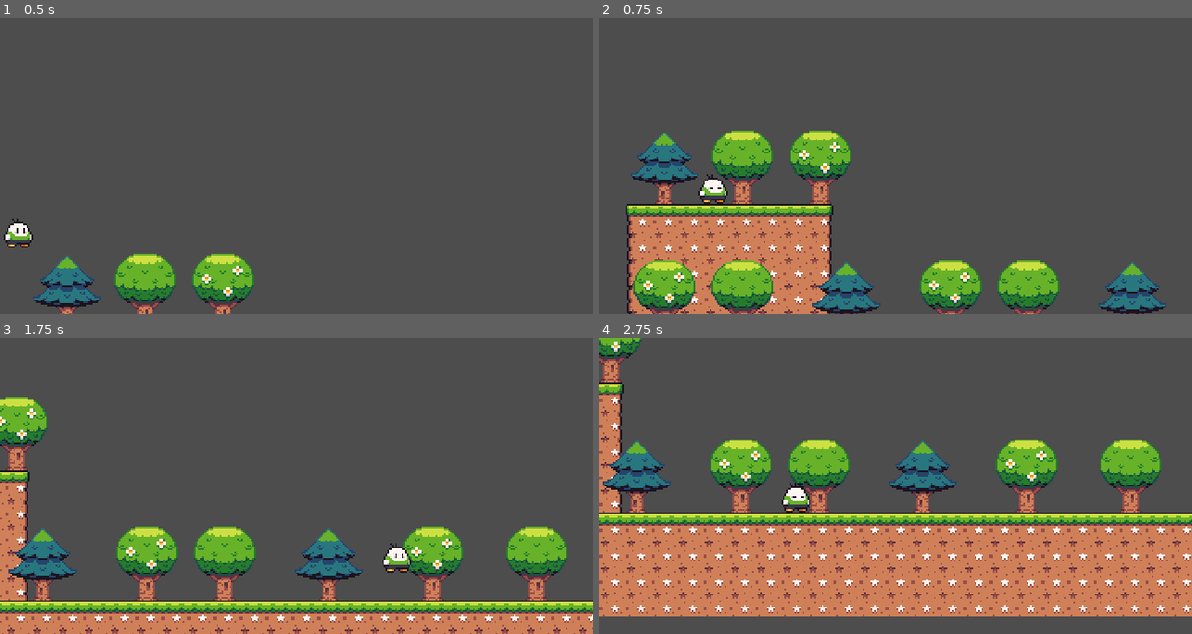
Above: before the commit, frames 1-4 (two rows, left to right).
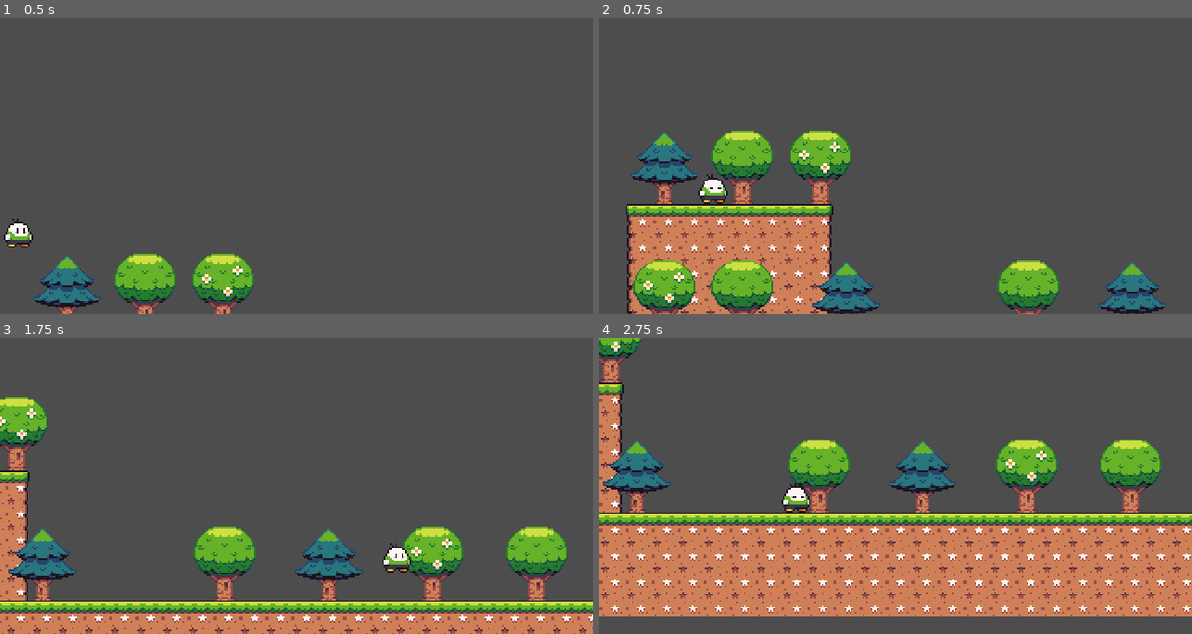
Above: after the commit, the same moments.

Repository: MikaelHCF/ProjetoFinal
Game: Godot game, scene res://levels/wordl_01.tscn
Two runs of this game, one before a commit and one after it. Both use one fixed random seed, a clock stepped at 60 frames per second and the inputs below.
Inputs:
- Up to frame 1 (0.5 s): no input
- Up to frame 2 (0.75 s): tap Enter (ui_accept) at 0.5 s; hold Right (ui_right) from 0.53 s (still down)
- Up to frame 3 (1.75 s): keep holding Right (ui_right); tap Enter (ui_accept) at 0.77, 1.52 s
- Up to frame 4 (2.75 s): release Right (ui_right) at 2.03 s; hold Left (ui_left) from 2.03 s (still down)

Frame 1 is identical in both runs. In frame 2, 1.5% of the frame differs, in the area x 54-65%, y 81-100%; in frame 3, 1.7%, in the area x 19-30%, y 63-89%; in frame 4, 1.7%.

Commit message:
tirei arvores
ola caros amigos, acabei de retirar uma arvore do cenario principal, bom dia a todos

Diff:
--- a/Plataforma 4/levels/wordl_01.tscn
+++ b/Plataforma 4/levels/wordl_01.tscn
@@ -136,6 +136,6 @@
 layer_0/name = "ground"
 layer_0/tile_data = PackedInt32Array(1114112, 262144, 1, 1114113, 262144, 1, 1114114, 262144, 1, 1114115, 262144, 1, 11 …(7286 unchanged characters)…
 layer_1/name = "trees"
-layer_1/tile_data = PackedInt32Array(983053, 589825, 1, 983056, 65537, 1, 983060, 327681, 1, 983064,  …(371 unchanged characters)…
+layer_1/tile_data = PackedInt32Array(983056, 65537, 1, 983060, 327681, 1, 983064,  …(371 unchanged characters)…
 
 [node name="player" parent="." instance=ExtResource("3_siws5")]
